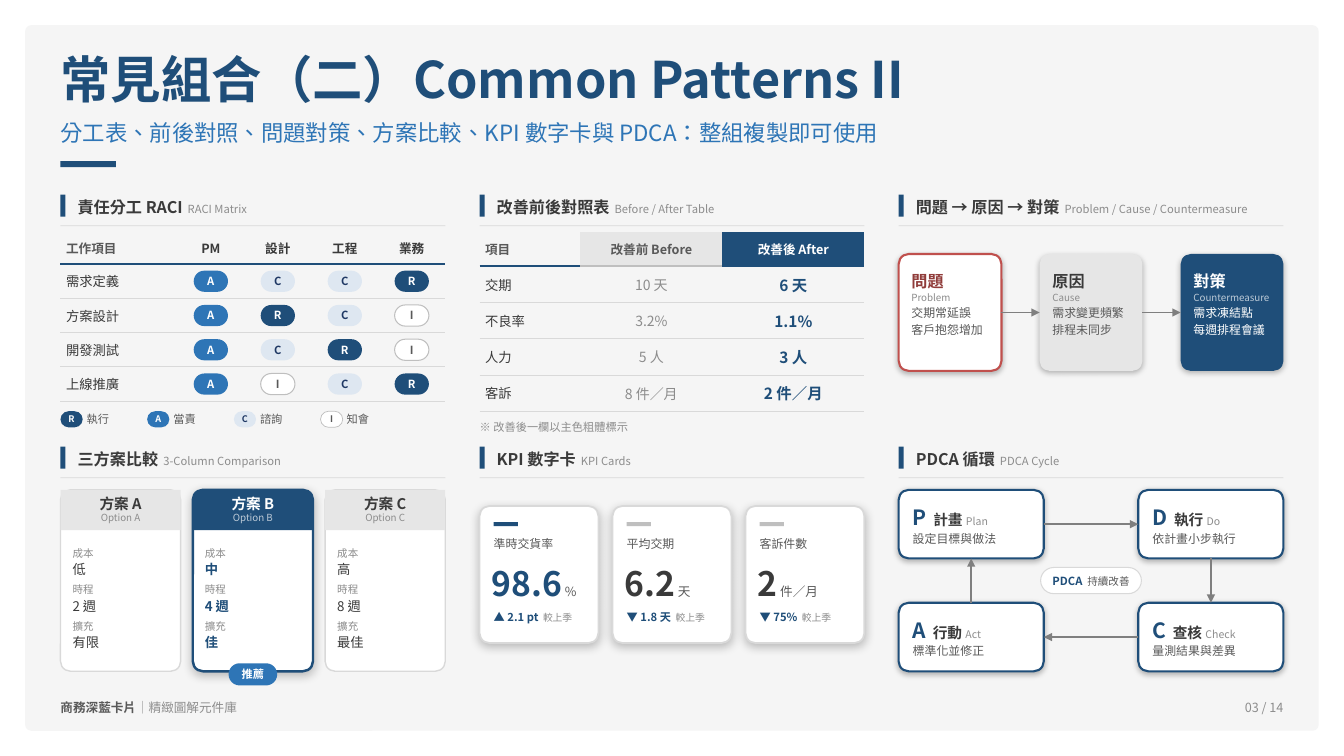
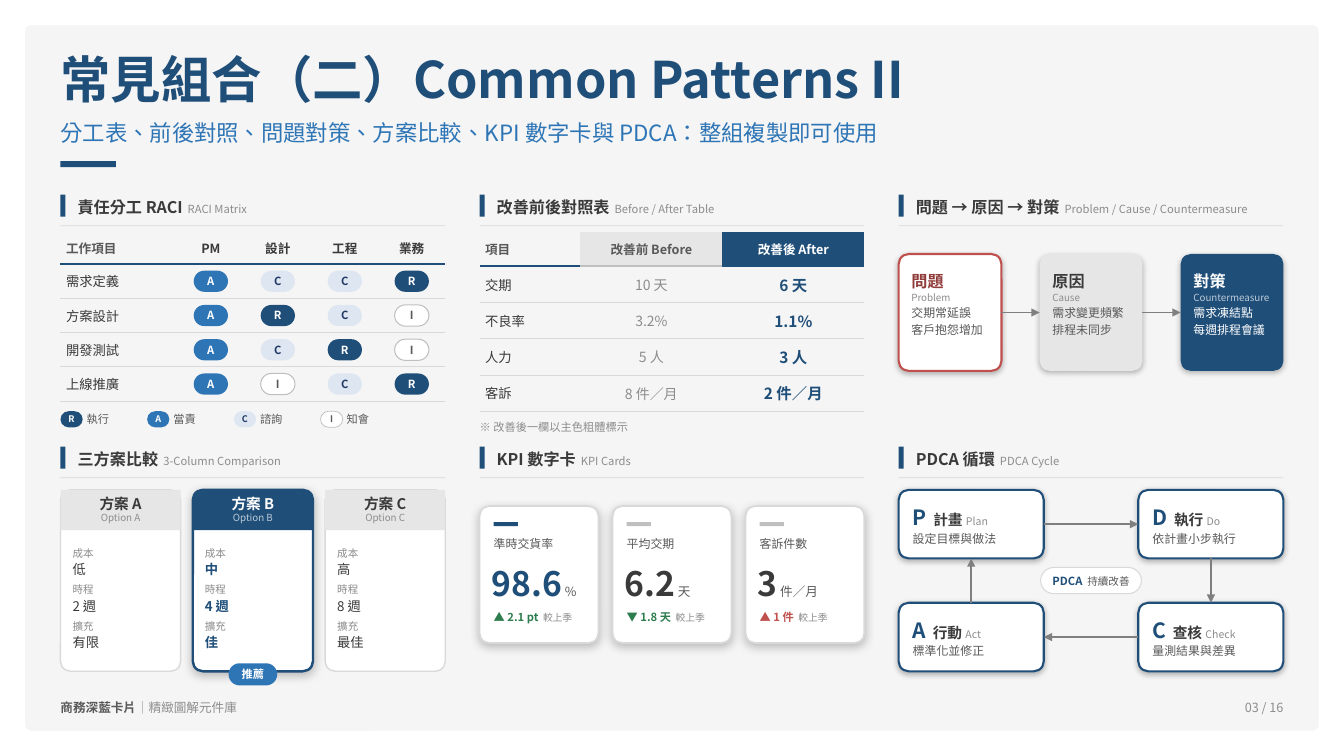
Before and after one commit to hctsaik/ppt-style-studio, a slide deck: slide 3 of out/kit-navy.pptx. Drawn at 1344x756 pixels with LibreOffice and Linux fonts; fonts in the diff are those of the drawing. Boxes give left, top, right and bottom in pixels: in the first picture for what was removed or moved away, otherwise in the second. Text is boxed around its words. In the diff, an @@ line names an element or a change of style, - is before the commit and + after.

```diff
--- a/out/kit-navy.pptx
+++ b/out/kit-navy.pptx
@@ text at box(758, 570, 818, 597): text changed @@
-2 件／月
+3 件／月
@@ text "▲ 2.1 pt 較上季" at box(507, 613, 572, 624): text colour #1F4E79 to #2E7D4F in "▲ 2.1 pt" @@
@@ text "▼ 1.8 天 較上季" at box(640, 612, 705, 622): text colour #1F4E79 to #2E7D4F in "▼ 1.8 天" @@
@@ text at box(773, 611, 827, 622): text changed; text colour #1F4E79 to #C0504D @@
-▼ 75% 較上季
+▲ 1 件 較上季
@@ text at box(1245, 703, 1283, 712): text changed @@
-03 / 14
+03 / 16
```
Also in this commit, not shown: 13 other slides changed, 2 slides added, 32 other files.
